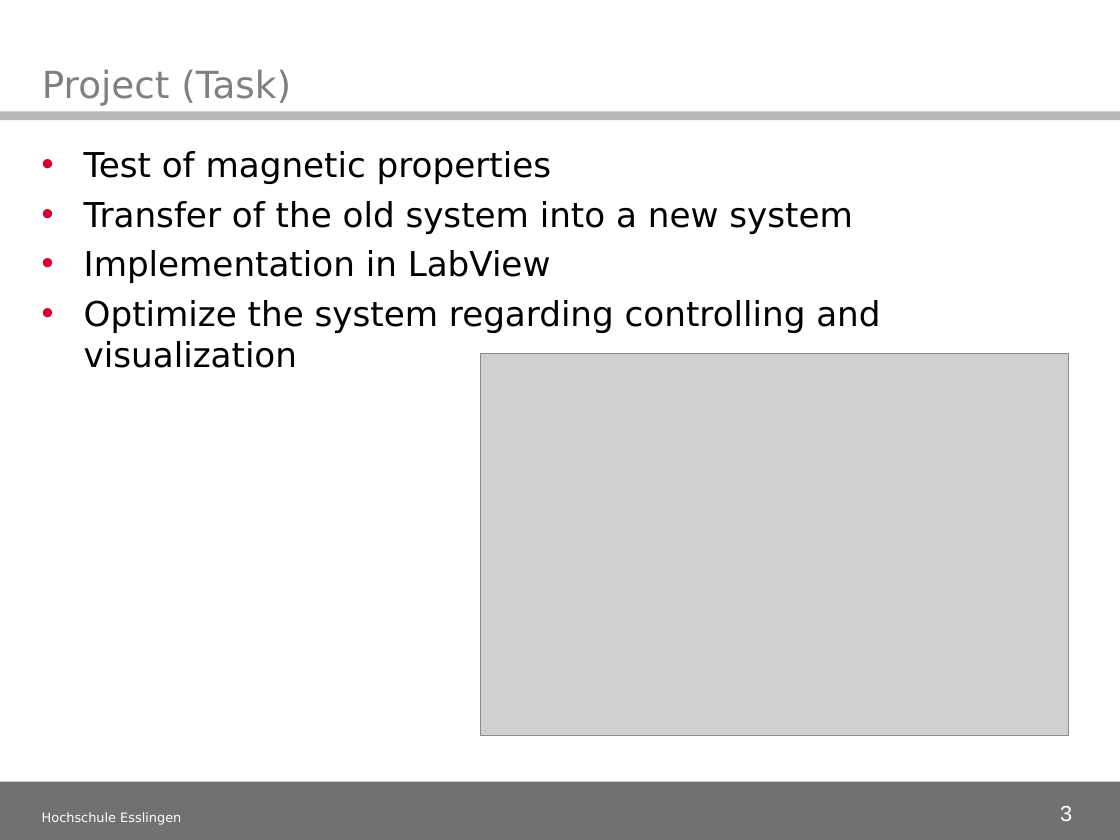
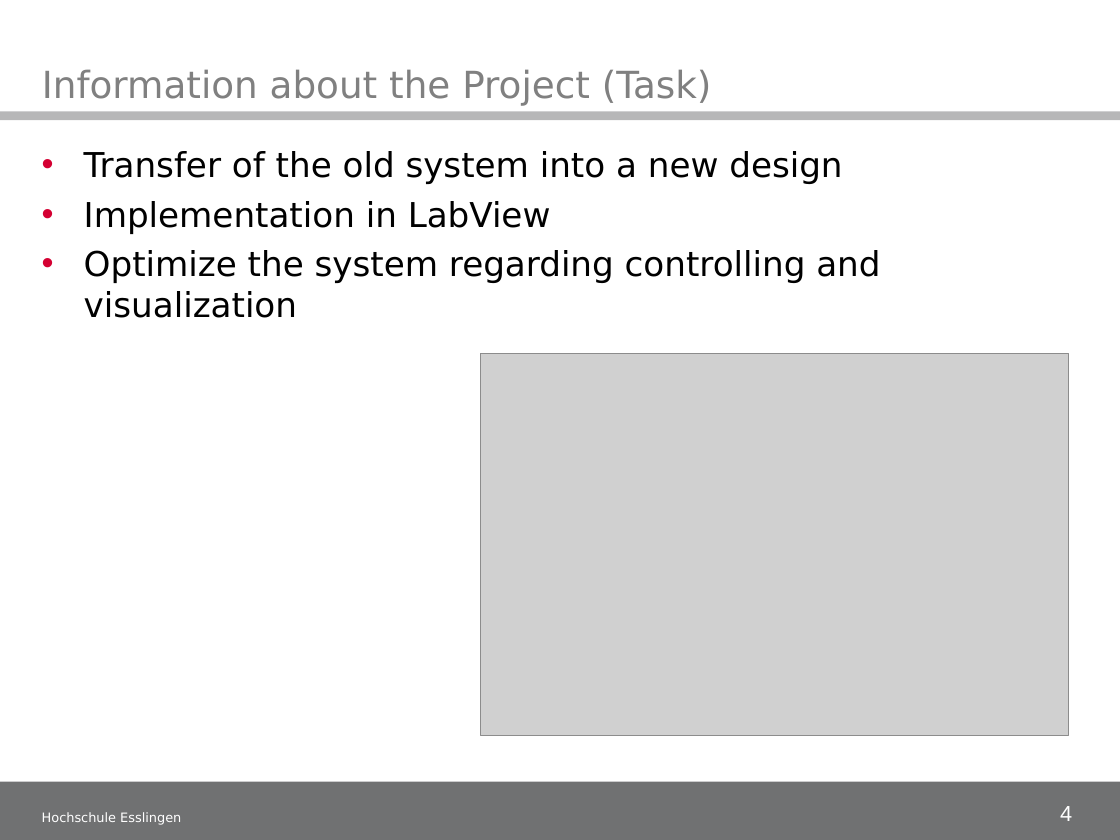
Before and after one commit to illogicdev/magneto, a slide deck: slide 4 of doku/50_Midtermpresentation/Midterm presentation_1.ppt (slide 3 before the commit). Drawn at 1120x840 pixels with LibreOffice and Linux fonts; fonts in the diff are those of the drawing; grey boxes stand for pictures; background and template pictures are left out. Boxes give left, top, right and bottom in pixels: in the first picture for what was removed or moved away, otherwise in the second. Text is boxed around its words. In the diff, an @@ line names an element or a change of style, - is before the commit and + after.

```diff
--- a/doku/50_Midtermpresentation/Midterm presentation_1.ppt
+++ b/doku/50_Midtermpresentation/Midterm presentation_1.ppt
@@ title at [42,69,712,105]: text changed @@
-Project (Task)
+Information about the Project (Task)
@@ text at [84,151,842,184]: text changed @@
-• Test of magnetic properties
-• Transfer of the old system into a new system
+• Transfer of the old system into a new design
@@ page number at [1060,806,1072,821]: text changed @@
-3
+4
```
Also in this commit, not shown: 2 other slides changed, 3 slides added.
